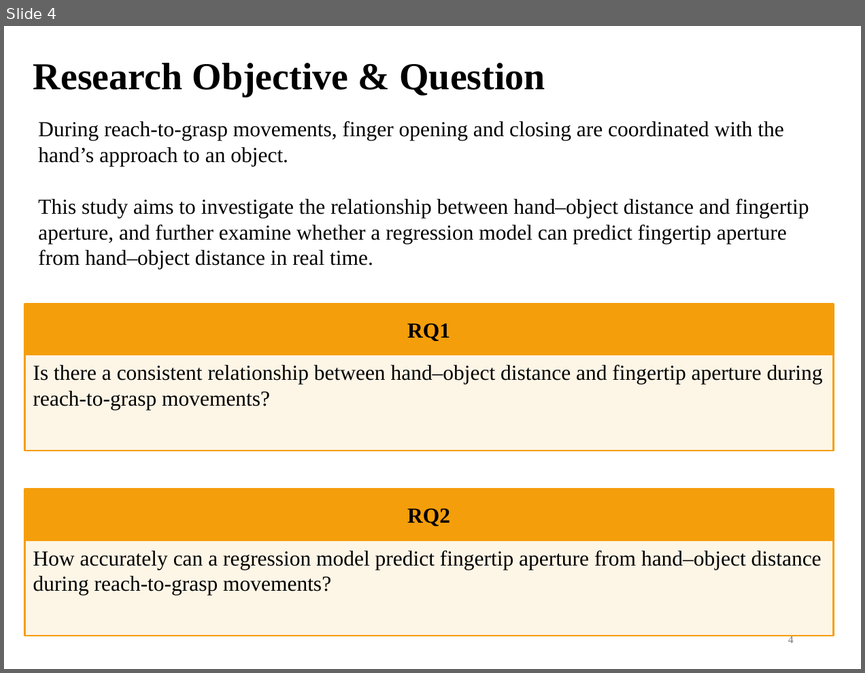
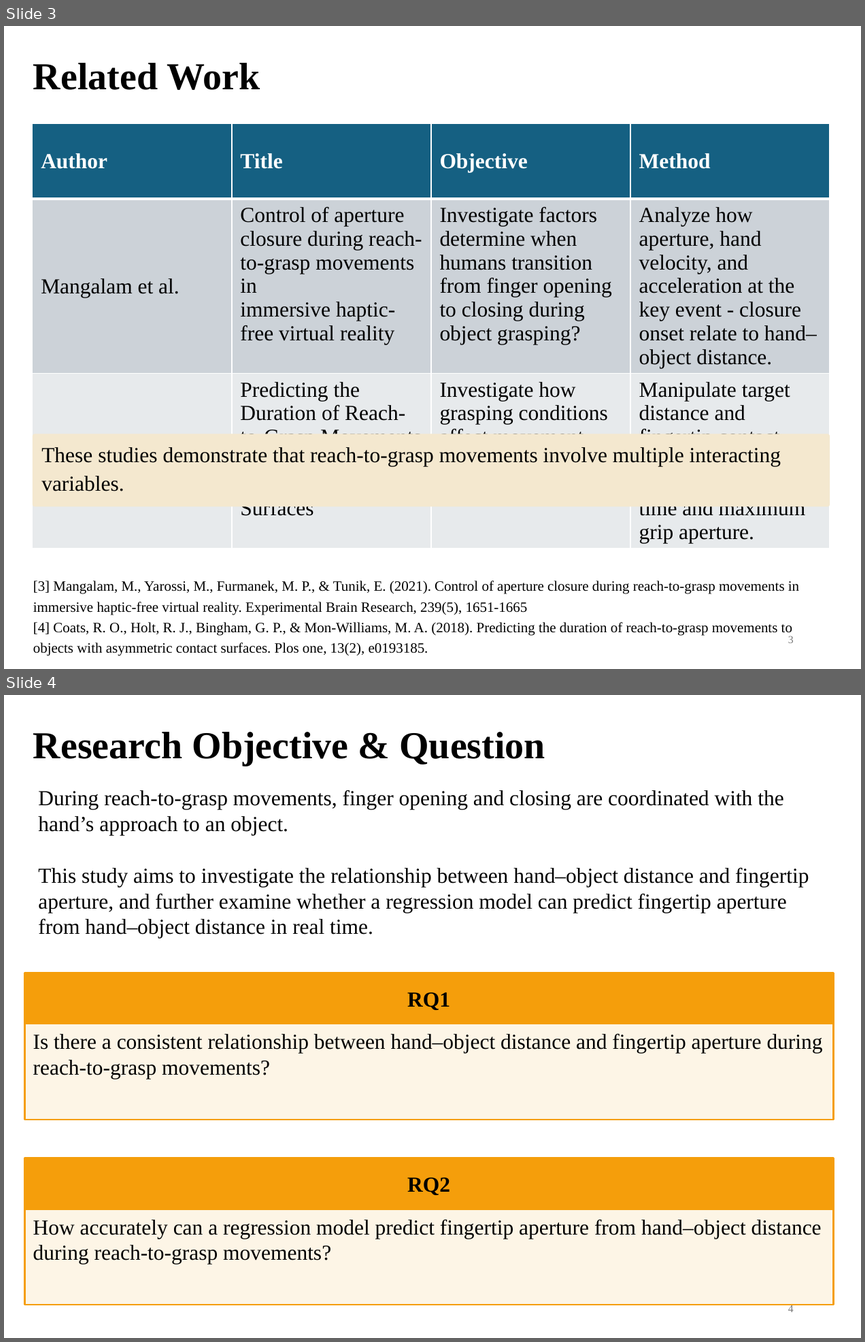
Before and after one commit to DiXiQing/Multimodal_Imitation_Learning, a slide deck: Zemi/2026-10-28-Di.pptx. Shown one above the other, each under a label of ours: slide 4 before the commit, slides 3 and 4 after it. The pictures are 865x673 and 865x1342 pixels, drawn with LibreOffice and Linux fonts; fonts in the diff are those of the drawing. Boxes give left, top, right and bottom in pixels: in the first picture for what was removed or moved away, otherwise in the second. Text is boxed around its words. In the diff, an @@ line names an element or a change of style, - is before the commit and + after.

```diff
--- a/Zemi/2026-10-28-Di.pptx
+++ b/Zemi/2026-10-28-Di.pptx
@@ slide 3 added at [4, 26, 861, 669], background #FFFFFF @@
@@ text added at [33, 63, 260, 90], 32 pt, text #000000, bold @@
+Related Work
@@ table added at [33, 123, 831, 546], 3 rows, 4 columns @@
+Author | Title | Objective | Method
+Mangalam et al. | Control of aperture closure during reach-to-grasp movements in / immersive haptic-free virtual reality | Investigate factors determine when humans transition from finger opening to closing during object grasping? | Analyze how aperture, hand velocity, and acceleration at the key event - closure onset relate to hand–object distance.
+Coats et al. | Predicting the Duration of Reach-to-Grasp Movements to Objects with Asymmetric Contact Surfaces | Investigate how grasping conditions affect movement duration. | Manipulate target distance and fingertip contact surface sizes, and analyze movement time and maximum grip aperture.
@@ rounded rectangle added at [33, 434, 829, 507], fill #F4E8CF, 18 pt, text #000000 @@
+These studies demonstrate that reach-to-grasp movements involve multiple interacting variables.
@@ text added at [33, 580, 799, 656], 12 pt, text #000000 @@
+[3] Mangalam, M., Yarossi, M., Furmanek, M. P., & Tunik, E. (2021). Control of aperture closure during reach-to-grasp movements in immersive haptic-free virtual reality. Experimental Brain Research, 239(5), 1651-1665
+[4] Coats, R. O., Holt, R. J., Bingham, G. P., & Mon-Williams, M. A. (2018). Predicting the duration of reach-to-grasp movements to objects with asymmetric contact surfaces. Plos one, 13(2), e0193185.
@@ page number added at [788, 635, 793, 643], 9 pt, text #797979 @@
+3
```
Also in this commit, not shown: 12 slides changed, 2 other slides added, 3 slides removed, 5 other files.
